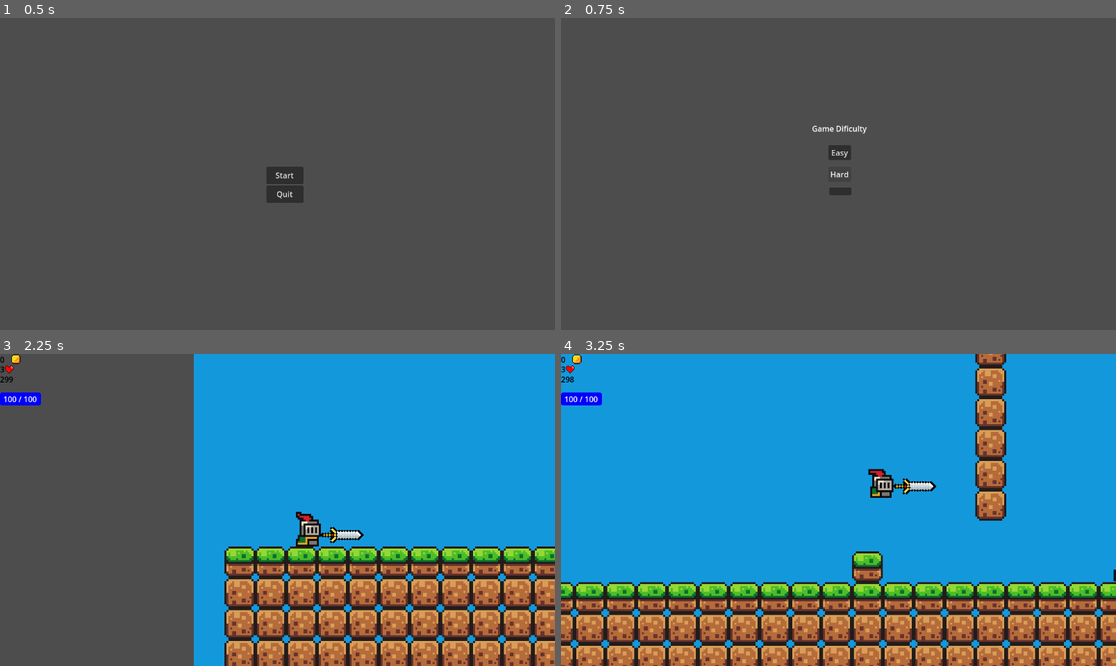
Above: before the commit, frames 1-4 (two rows, left to right).
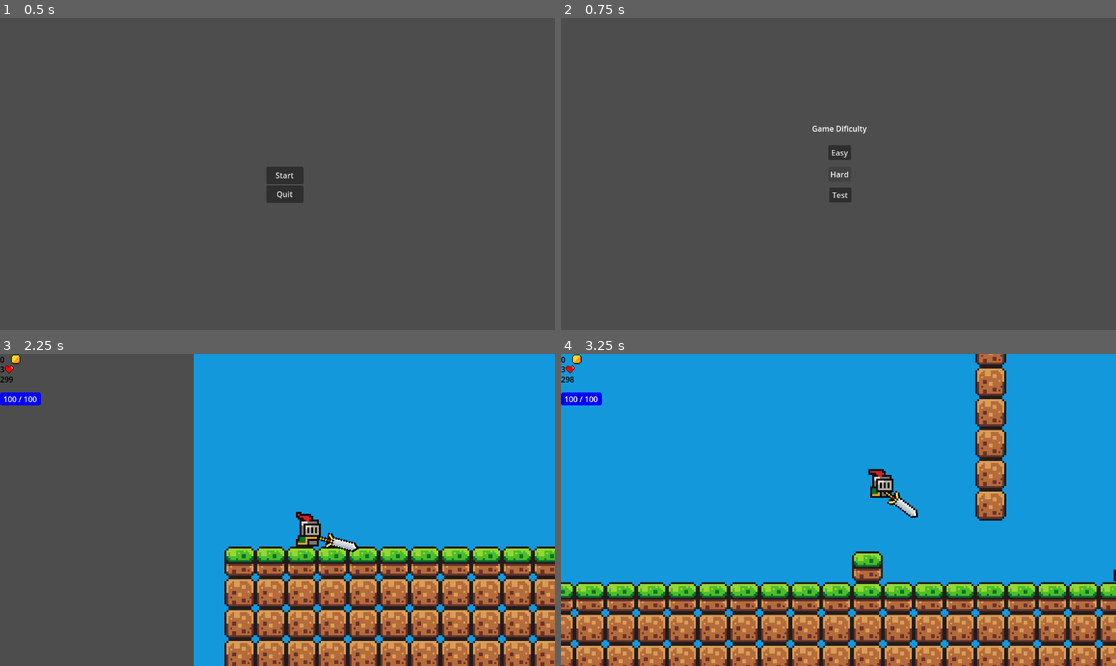
Above: after the commit, the same moments.

Repository: lolhx/Goddot-game
Game: Godot game, scene res://scene/start.tscn
Same seed, same stepped clock (60 frames per second), same inputs: the game is played once before the commit and once after it. Sound files missing from this copy of the repository are replaced by a short silence.
Inputs (mouse positions are in pixels of both pictures, inside the frame that each line leads up to; where the layout moved, square brackets give the same spot in the first picture):
- Up to frame 1 (0.5 s): no input
- Up to frame 2 (0.75 s): click "Start" at 0.5 s
- Up to frame 3 (2.25 s): click (277, 531) [277, 528] at 1.25 s; tap Enter at 2 s; move the mouse to (399, 494) at 2.02 s; hold D (right) from 2.03 s (still down); click (399, 494) at 2.1 s
- Up to frame 4 (3.25 s): keep holding D (right); tap Space (jump) at 2.27, 3.02 s; tap F (dash) at 2.3, 2.85 s; move the mouse to (727, 525) at 2.77 s; click (727, 525) at 3.05 s

Frame 1 is identical in both runs. In frame 2, less than 0.1% of the frame differs, in the area x 48-53%, y 55-60%; in frame 3, 0.4%; in frame 4, 0.4%, in the area x 58-68%, y 39-53%.

Commit message:
Sweeping sword attack

Diff:
--- a/scene/choose_Didficulty.tscn
+++ b/scene/choose_Didficulty.tscn
@@ -52,6 +52,7 @@
 offset_top = 352.0
 offset_right = 603.0
 offset_bottom = 368.0
+text = "Test"
 
 [connection signal="pressed" from="Easy" to="." method="_on_easy_pressed"]
 [connection signal="pressed" from="Hard" to="." method="_on_hard_pressed"]
--- a/scene/new_game.tscn
+++ b/scene/new_game.tscn
@@ -358,7 +358,7 @@
 
 [node name="mid  ground" type="TileMapLayer" parent="."]
 z_index = 2
-tile_map_data = PackedByteArray("AAAAAAsAAAAAAAAAAAABAAsAAAA …(4224 unchanged characters)… AAAEAAAANAAoAAAAAAAAAAAAtAAoAAAAAAAAAAAAgAAoAAAAAAAAAAAAtAAgAAAAAAAAAAAAtAAkAAAAAAAAAAAAgAAgAAAAAAAAAAAA=")
+tile_map_data = PackedByteArray("AAAAAAsAAAAAAAAAAAABAAsAAAA …(4224 unchanged characters)… AAAEAAAANAAoAAAAAAAAAAAAtAAoAAAAAAAAAAAAtAAgAAAAAAAAAAAAtAAkAAAAAAAAAAAAgAAoAAAAAAAAAAAAgAAkAAAAAAAAAAAAgAAgAAAAAAAAAAAA=")
 tile_set = SubResource("TileSet_rnujv")
 
 [node name="slime" type="Node" parent="."]
@@ -367,7 +367,7 @@
 position = Vector2(317, 32)
 
 [node name="boss slime" parent="slime" instance=ExtResource("3_d2m8j")]
-position = Vector2(622, 36)
+position = Vector2(608, 47)
 scale = Vector2(4.70761, 5.02025)
 health = 100
 coins_given = 25
--- a/scene/player.tscn
+++ b/scene/player.tscn
@@ -222,7 +222,7 @@
 corner_radius_bottom_left = 5
 
 [sub_resource type="RectangleShape2D" id="RectangleShape2D_s4jxa"]
-size = Vector2(4.24232, 14.1238)
+size = Vector2(6, 14.531)
 
 [node name="player" type="CharacterBody2D"]
 process_mode = 3
@@ -339,7 +339,7 @@
 texture = ExtResource("5_s4jxa")
 
 [node name="CollisionShape2D" type="CollisionShape2D" parent="SwordArea"]
-position = Vector2(20, 6)
+position = Vector2(20.7345, 6)
 rotation = 1.5708
 shape = SubResource("RectangleShape2D_s4jxa")
 
--- a/scene/slime.tscn
+++ b/scene/slime.tscn
@@ -42,7 +42,7 @@
 }]
 
 [sub_resource type="RectangleShape2D" id="RectangleShape2D_mdvdl"]
-size = Vector2(10, 14)
+size = Vector2(10, 12)
 
 [node name="Slime" type="Node2D"]
 script = ExtResource("1_i6ior")
@@ -57,7 +57,7 @@
 [node name="Killzone" parent="." instance=ExtResource("2_1nua7")]
 
 [node name="CollisionShape2D" type="CollisionShape2D" parent="Killzone"]
-position = Vector2(0, -8)
+position = Vector2(0, -7)
 shape = SubResource("RectangleShape2D_mdvdl")
 
 [node name="RayCastright" type="RayCast2D" parent="."]
--- a/scripts/player.gd
+++ b/scripts/player.gd
@@ -24,7 +24,10 @@
 # --- COMBAT SETTINGS ---
 var is_attacking = false
 var sword_damage = 20
-var is_pogo_attack = false # Tracks if we are attacking DOWN
+var is_pogo_attack = false
+
+# [NEW] Input Buffer: Remembers direction presses during attacks
+var buffered_direction = 0
 
 # --- NODES ---
 @onready var animated_sprite: AnimatedSprite2D = $AnimatedSprite2D
@@ -35,8 +38,7 @@
 @onready var mana_label = $CanvasLayer/ProgressBar/ManaLabel
 @onready var shop_menu = $CanvasLayer/ShopMenu
 
-# --- SWORD NODES ---
-# Make sure you created a node named "SwordArea" inside your Player scene!
+# Sword References
 @onready var sword_area = $SwordArea
 @onready var sword_sprite = $SwordArea/Sprite2D
 @onready var sword_collider = $SwordArea/CollisionShape2D
@@ -47,7 +49,6 @@
 	current_mana = Global.max_mana
 	if shop_menu: shop_menu.visible = false
 
-	# Start with sword hidden and safe
 	if sword_area:
 		sword_area.monitoring = false
 		sword_sprite.visible = false
@@ -73,11 +74,23 @@
 	if mana_label:
 		mana_label.text = str(int(current_mana)) + " / " + str(int(Global.max_mana))
 
-	# --- ATTACK INPUT ---
+	# --- INPUT HANDLING ---
+
+	# 1. Get current input (-1, 0, or 1)
+	var input_dir = Input.get_axis("left", "right")
+
+	# 2. INPUT BUFFERING
+	# If we are attacking, we can't turn yet.
+	# But if the player presses a key, SAVE IT into 'buffered_direction'.
+	if is_attacking:
+		if input_dir != 0:
+			buffered_direction = input_dir
+
+	# 3. ATTACK INPUT
 	if Input.is_action_just_pressed("attack") and not is_attacking:
 		attack()
 
-	# --- FIREBALL INPUT ---
+	# 4. FIREBALL INPUT
 	if Input.is_action_just_pressed("fire"):
 		if current_mana >= mana_cost:
 			current_mana -= mana_cost
@@ -85,27 +98,37 @@
 			if animated_sprite.flip_h: fire(PI)
 			else: fire(0)
 
-	# --- MOVEMENT ---
+	# --- MOVEMENT & FACING LOGIC ---
 	if is_on_floor(): jumps_left = Global.max_jumps
 
-	# --- AIMING ---
-	if Input.is_action_just_pressed("left"):
-		FireballAim.position.x = -9
-		sword_area.scale.x = -1 # Flip sword left
-	if Input.is_action_just_pressed("right"):
-		FireballAim.position.x = 9
-		sword_area.scale.x = 1 # Flip sword right
-
-	# --- POGO LOGIC (Down Attack) ---
-	if not is_on_floor() and Input.is_action_pressed("down"):
-		is_pogo_attack = true
-		# Rotate sword to point DOWN
-		sword_area.rotation_degrees = 90 * sword_area.scale.x
-		sword_area.position.y = 15 # Lower it to feet
-	else:
-		is_pogo_attack = false
-		sword_area.rotation_degrees = 0
-		sword_area.position.y = 0
+	# Only change facing direction if we are NOT attacking
+	if not is_attacking:
+
+		# [NEW] Check Buffer First
+		# If we have a saved turn from the attack, use it immediately!
+		if buffered_direction != 0:
+			input_dir = buffered_direction
+			buffered_direction = 0 # Clear the buffer after using it
+
+		# Apply Direction
+		if input_dir > 0:
+			sword_area.scale.x = 1       # Face Right
+			FireballAim.position.x = 9
+			animated_sprite.flip_h = false
+		elif input_dir < 0:
+			sword_area.scale.x = -1      # Face Left
+			FireballAim.position.x = -9
+			animated_sprite.flip_h = true
+
+		# Pogo Aiming (Down + Air)
+		if not is_on_floor() and Input.is_action_pressed("down"):
+			is_pogo_attack = true
+			sword_area.rotation_degrees = 180
+			sword_area.position.y = 10
+		else:
+			is_pogo_attack = false
+			sword_area.rotation_degrees = 0
+			sword_area.position.y = 0
 
 	# Gravity
 	if not is_on_floor(): velocity += get_gravity() * delta
@@ -114,9 +137,8 @@
 	if is_on_wall() and !is_on_floor():
 		if velocity.y > WALL_SLIDE_SPEED: velocity.y = WALL_SLIDE_SPEED
 		var normal = get_wall_normal()
-		direction = Input.get_axis("left", "right")
-		if (direction > 0 and normal.x == -1) or (direction < 0 and normal.x == 1): velocity.x = 0
-		else: velocity.x = direction * SPEED
+		if (input_dir > 0 and normal.x == -1) or (input_dir < 0 and normal.x == 1): velocity.x = 0
+		else: velocity.x = input_dir * SPEED
 
 	# Jump
 	if Input.is_action_just_pressed("jump"):
@@ -135,24 +157,21 @@
 		$Dash_timer.start()
 		$CanDashTimer.start()
 
-	var direction := Input.get_axis("left", "right")
-
-	if direction > 0: animated_sprite.flip_h = false
-	elif direction < 0: animated_sprite.flip_h = true
-
 	# Animations
 	if not is_attacking:
 		if dashing == false:
 			if is_on_floor():
-				if direction == 0: animated_sprite.play("Idle")
+				if input_dir == 0: animated_sprite.play("Idle")
 				else: animated_sprite.play("run")
 			else: animated_sprite.play("jump")
 		else: animated_sprite.play("Dash")
 
-	if direction:
-		if dashing: velocity.x = direction * DASH_SPEED
-		else: velocity.x = direction * SPEED
-	else: velocity.x = move_toward(velocity.x, 0, SPEED)
+	# Apply Velocity
+	if input_dir:
+		if dashing: velocity.x = input_dir * DASH_SPEED
+		else: velocity.x = input_dir * SPEED
+	else:
+		velocity.x = move_toward(velocity.x, 0, SPEED)
 
 	move_and_slide()
 
@@ -169,35 +188,61 @@
 	sword_sprite.visible = true
 	sword_area.monitoring = true
 
-	# Wait for swing
-	await get_tree().create_timer(0.3).timeout
-
+	# --- SWEEP ANIMATION ---
+	var tween = get_tree().create_tween()
+
+	var start_angle
+	var end_angle
+
+	if is_pogo_attack:
+		start_angle = 45
+		end_angle = 135
+	else:
+		start_angle = -45
+		end_angle = 45
+
+	# Flip angles if facing left
+	if sword_area.scale.x == -1:
+		start_angle = start_angle * -1
+		end_angle = end_angle * -1
+
+	sword_area.rotation_degrees = start_angle
+	tween.tween_property(sword_area, "rotation_degrees", end_angle, 0.2)
+
+	await get_tree().create_timer(0.2).timeout
+
+	# Reset
 	sword_area.monitoring = false
 	sword_sprite.visible = false
 	is_attacking = false
+	sword_area.rotation_degrees = 0
+
+	# [NEW] Check buffer immediately after attack ends!
+	# This handles the "Tap" case perfectly.
+	if buffered_direction != 0:
+		if buffered_direction > 0:
+			sword_area.scale.x = 1
+			animated_sprite.flip_h = false
+		elif buffered_direction < 0:
+			sword_area.scale.x = -1
+			animated_sprite.flip_h = true
+		buffered_direction = 0
 
 # --- HIT DETECTION ---
-# IMPORTANT: Connect the 'area_entered' signal from SwordArea to this function!
 func _on_sword_area_area_entered(area):
-	var enemy = area.get_parent() # Gets the "Slime" node
-
+	var enemy = area.get_parent()
 	if enemy.has_method("take_damage"):
-		print("Sword hit enemy!") # Watch for this in the Output window
-		enemy.take_damage(sword_damage)
-
-		# --- BOUNCE LOGIC ---
+		enemy.take_damage(Global.sword_damage)
 		if is_pogo_attack:
-			velocity.y = -400 # Bounce Up!
-			cand_dash = true  # Refresh Dash
+			velocity.y = -350
+			cand_dash = true
 		else:
-			# Normal Pushback
 			if animated_sprite.flip_h == false: velocity.x = -300
 			else: velocity.x = 300
 
-# Keep this for walls/boxes (Physics Bodies)
 func _on_sword_area_body_entered(body):
 	if body.has_method("take_damage"):
-		body.take_damage(sword_damage)
+		body.take_damage(Global.sword_damage)
 
 func _on_dash_timeout(): dashing = false
 func _on_can_dash_timer_timeout() -> void: cand_dash = true
